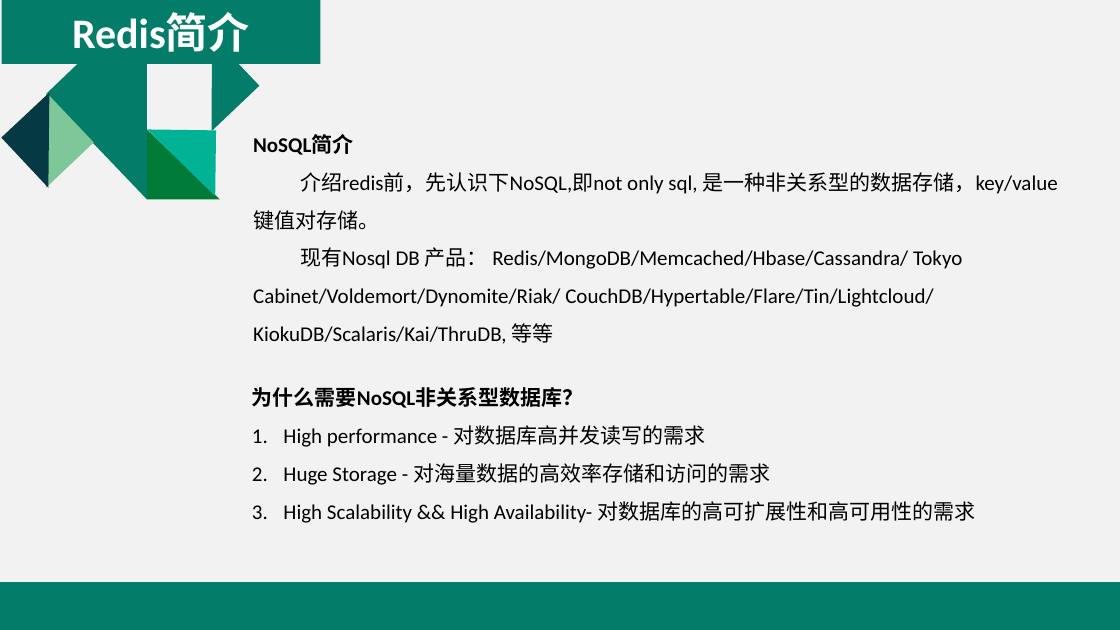
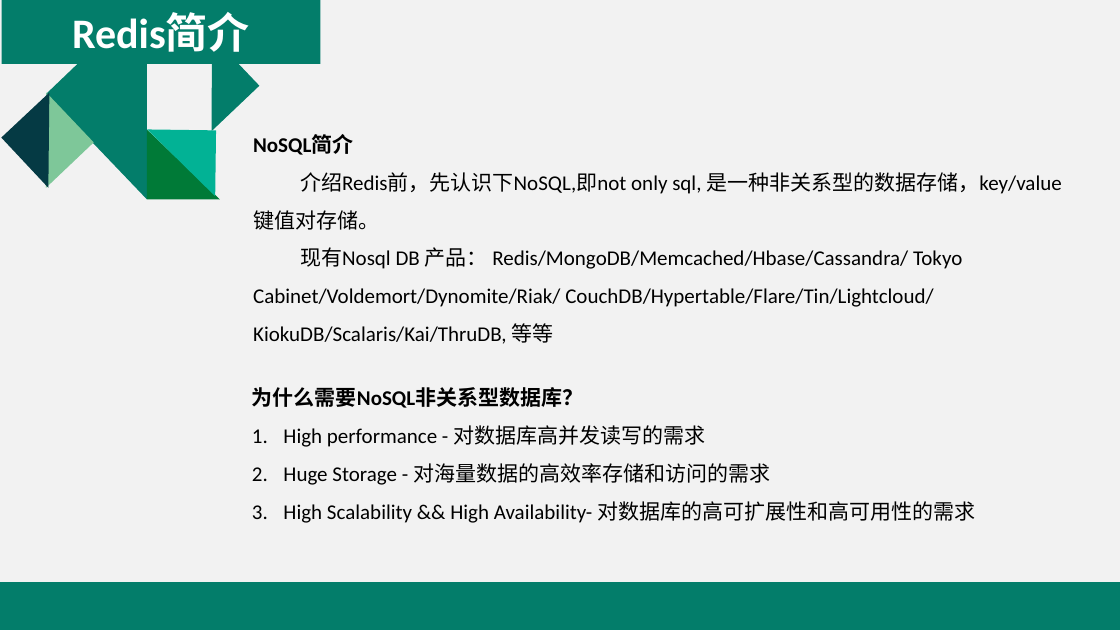
Before and after one commit to yuanhongqiu/baobaotao, a slide deck: slide 3 of taotao-manage/taotao-manage-web/src/main/resources/Redis介绍.pptx. Drawn at 1120x630 pixels with LibreOffice and Linux fonts; fonts in the diff are those of the drawing. Boxes give left, top, right and bottom in pixels: in the first picture for what was removed or moved away, otherwise in the second. Text is boxed around its words. In the diff, an @@ line names an element or a change of style, - is before the commit and + after.

```diff
--- a/taotao-manage/taotao-manage-web/src/main/resources/Redis介绍.pptx
+++ b/taotao-manage/taotao-manage-web/src/main/resources/Redis介绍.pptx
@@ text at (300,172,1061,194): text changed @@
-介绍redis前，先认识下NoSQL,即not only sql, 是一种非关系型的数据存储，key/value
+介绍Redis前，先认识下NoSQL,即not only sql, 是一种非关系型的数据存储，key/value
```
Also in this commit, not shown: 16 other slides changed, 8 slides added, 11 slides removed.
